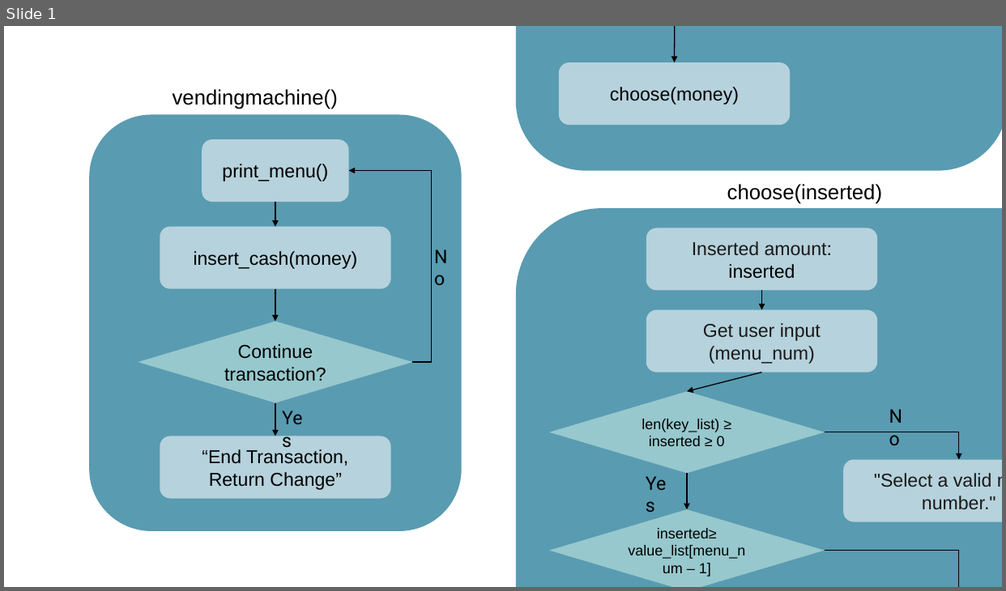
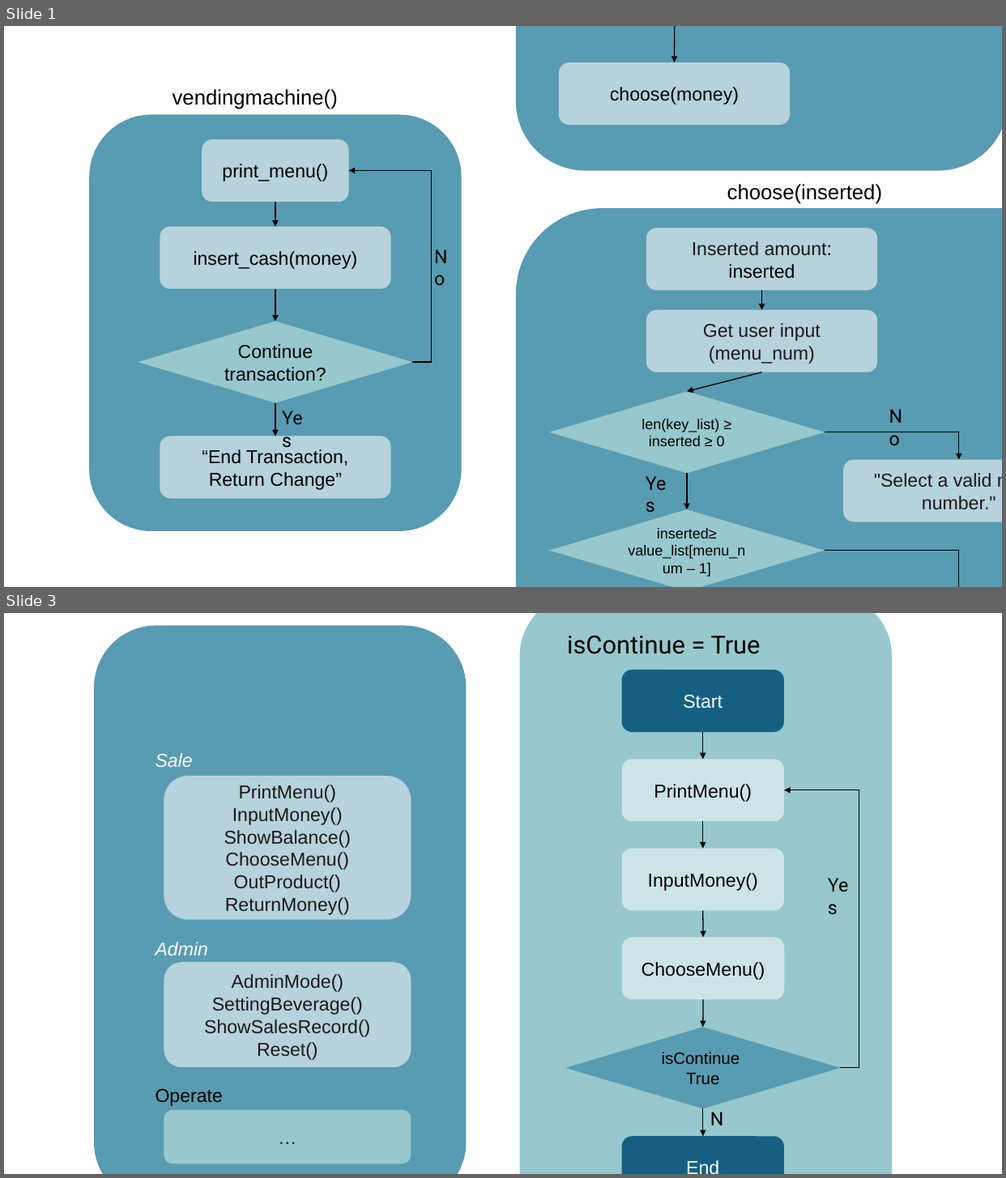
Before and after one commit to leehanseock/python24_2, a slide deck: assignment/flowchart.pptx. Shown one above the other, each under a label of ours: slide 1 before the commit, slides 1 and 3 after it; the slides between them are not shown. The pictures are 1006x591 and 1006x1178 pixels, drawn with LibreOffice and Linux fonts; fonts in the diff are those of the drawing. Boxes give left, top, right and bottom in pixels: in the first picture for what was removed or moved away, otherwise in the second. Text is boxed around its words. In the diff, an @@ line names an element or a change of style, - is before the commit and + after.

```diff
--- a/assignment/flowchart.pptx
+++ b/assignment/flowchart.pptx
@@ slide 3 added at [4,613,1002,1174], background #FFFFFF @@
@@ rounded rectangle added at [94,626,466,1174], fill #599BB1 @@
@@ text added at [155,753,193,767], 18 pt, text #FFFFFF, italic @@
+Sale
@@ rounded rectangle added at [164,776,411,920], fill #B6D2DC, 18 pt, text #1A1918 @@
+PrintMenu()
+InputMoney()
+ShowBalance()
+ChooseMenu()
+OutProduct()
+ReturnMoney()
@@ text added at [155,942,208,956], 18 pt, text #FFFFFF, italic @@
+Admin
@@ rounded rectangle added at [164,963,411,1068], fill #B6D2DC, 18 pt, text #1A1918 @@
+AdminMode()
+SettingBeverage()
+ShowSalesRecord()
+Reset()
@@ group added at [520,613,892,1174]: 6 rounded rectangles, 5 arrows, 3 texts, 1 diamond, 1 elbow arrow @@
+isContinue = True
+PrintMenu()
+InputMoney()
+isContinue
+True
+No
+Yes
+End
+Start
+ChooseMenu()
@@ text added at [155,1089,223,1106], 18 pt, text #000000 @@
+Operate
@@ rounded rectangle added at [164,1110,411,1164], fill #97C8CD, 18 pt, text #1A1918 @@
+…
```
Also in this commit, not shown: 1 other slide added, 9 other files.
